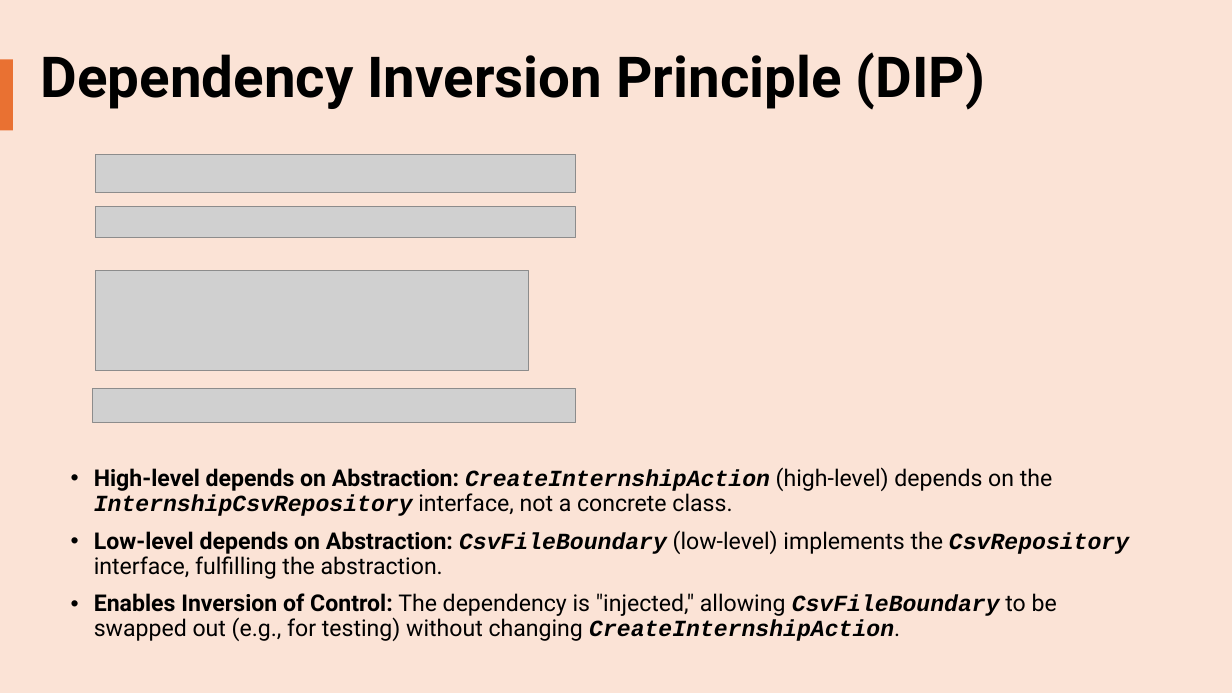
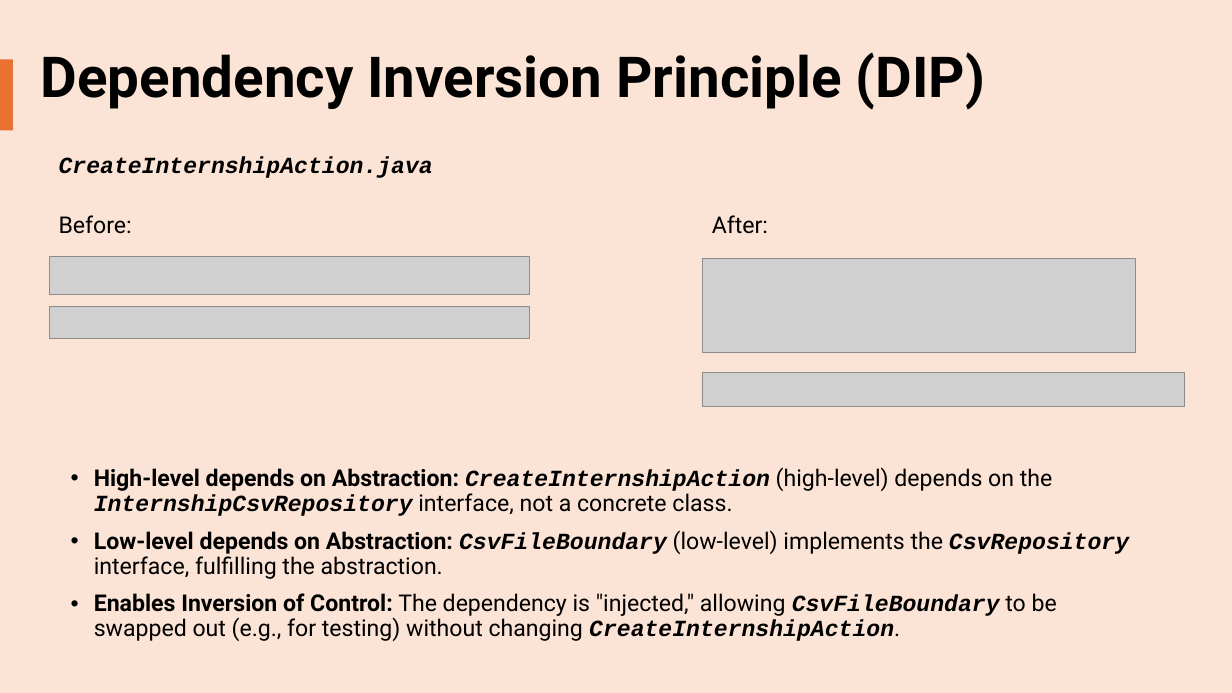
Before and after one commit to LeoTan123/NTU-CT2003-Assignment, a slide deck: slide 8 of Documentation/Slides/CT2003 Team 5 Slides.pptx. Drawn at 1232x693 pixels with LibreOffice and Linux fonts; fonts in the diff are those of the drawing; grey boxes stand for pictures. Boxes give left, top, right and bottom in pixels: in the first picture for what was removed or moved away, otherwise in the second. Text is boxed around its words. In the diff, an @@ line names an element or a change of style, - is before the commit and + after.

Commit message:
Added planner csv and screenshot. Updated slides.

```diff
--- a/Documentation/Slides/CT2003 Team 5 Slides.pptx
+++ b/Documentation/Slides/CT2003 Team 5 Slides.pptx
@@ text added at box(59, 157, 433, 178), 18 pt, text #000000, bold, italic @@
+CreateInternshipAction.java
@@ text added at box(59, 215, 132, 234), 18 pt, text #000000 @@
+Before:
@@ text added at box(712, 215, 768, 234), 18 pt, text #000000 @@
+After:
@@ picture: place and size @@
-picture at box(95, 154, 576, 192)
+picture at box(49, 257, 530, 295)
@@ picture: place and size @@
-picture at box(95, 270, 529, 371)
+picture at box(702, 259, 1136, 352)
@@ picture: place and size @@
-picture at box(95, 206, 576, 238)
+picture at box(49, 307, 530, 338)
@@ picture: place and size @@
-picture at box(93, 388, 576, 421)
+picture at box(702, 373, 1185, 407)
```
Also in this commit, not shown: 4 other slides changed, 1 slide added, 5 other files.
